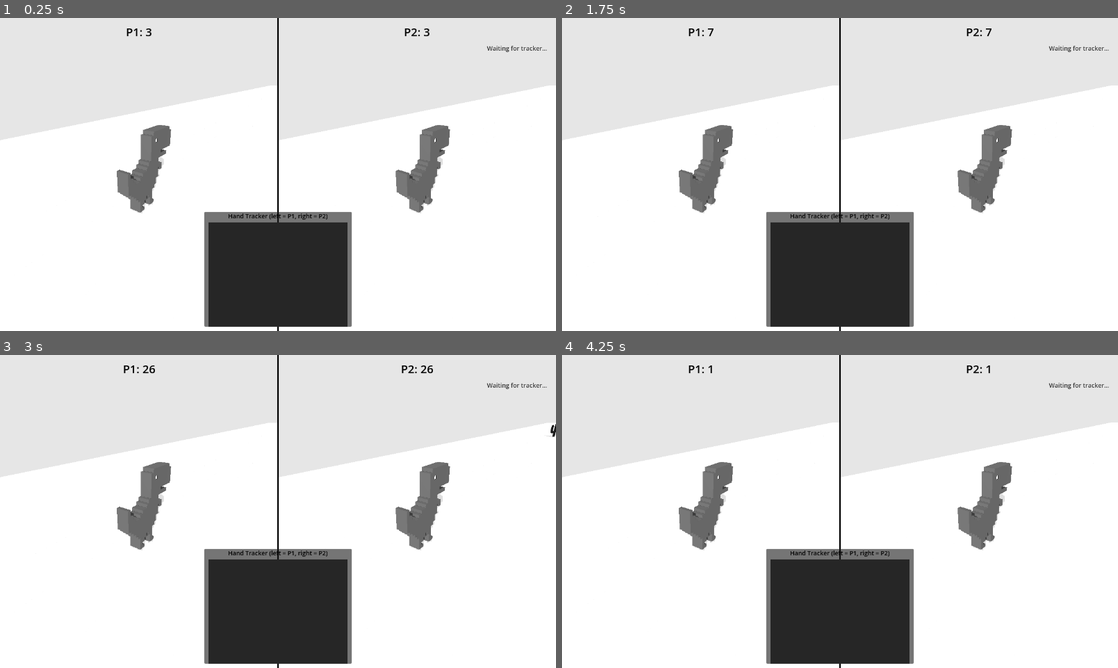
Above: before the commit, frames 1-4 (two rows, left to right).
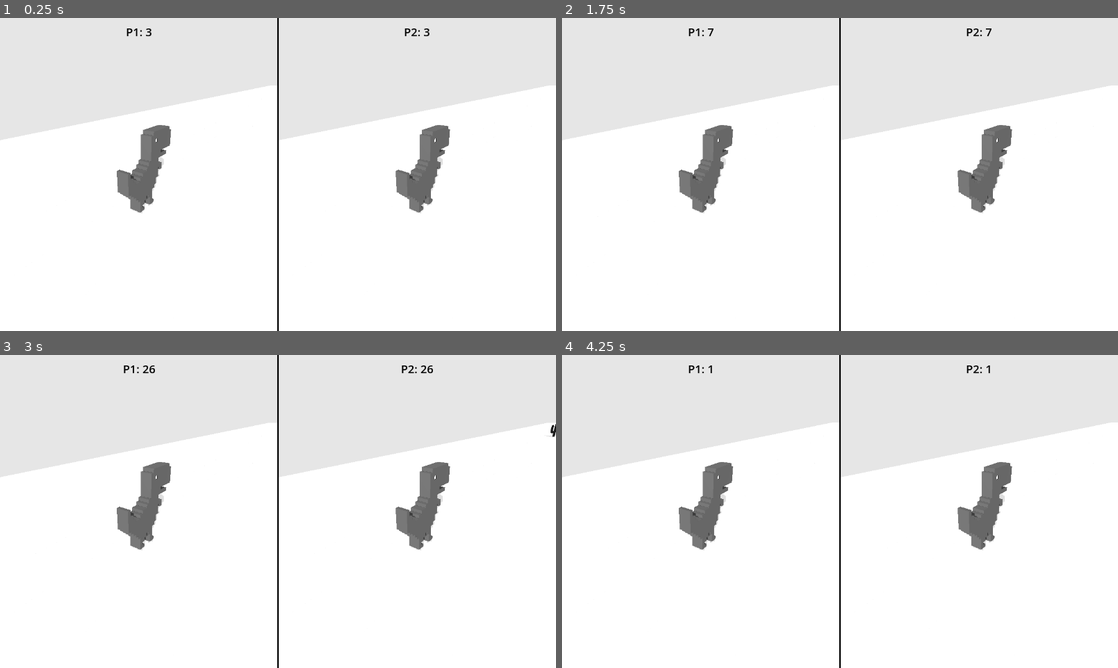
Above: after the commit, the same moments.

Repository: javibavi/dino-nuggets
Game: Godot game, scene res://main.tscn
Same seed, same stepped clock (60 frames per second), same inputs: the game is played once before the commit and once after it.
Inputs:
- Up to frame 1 (0.25 s): no input
- Up to frame 2 (1.75 s): tap Enter at 0.5 s; tap R (restart) at 1.25 s
- Up to frame 3 (3 s): no input
- Up to frame 4 (4.25 s): tap R (restart) at 3.5, 4.15 s

The runs differ from the first frame. In frame 1, 9.8% of the frame differs, in the area x 36-99%, y 8-99%; in frame 2, 9.8%; in frame 3, 9.8%; in frame 4, 9.8%.

Commit message:
add controller support

Diff:
--- a/game/camera_preview.gd
+++ /dev/null
@@ -1,48 +0,0 @@
-extends TextureRect
-
-const FRAME_PATH := "/tmp/hand_tracker_frame.jpg"
-const LOAD_INTERVAL := 0.15
-
-var load_timer := 0.0
-var has_ever_loaded := false
-
-func _ready() -> void:
-	# Start with a dark placeholder
-	var img = Image.create(320, 240, false, Image.FORMAT_RGB8)
-	img.fill(Color(0.15, 0.15, 0.15))
-	texture = ImageTexture.create_from_image(img)
-	print("CameraPreview: Watching %s" % FRAME_PATH)
-
-func _process(delta: float) -> void:
-	load_timer += delta
-	if load_timer < LOAD_INTERVAL:
-		return
-	load_timer = 0.0
-
-	if not FileAccess.file_exists(FRAME_PATH):
-		return
-
-	var file = FileAccess.open(FRAME_PATH, FileAccess.READ)
-	if file == null:
-		return
-
-	var length = file.get_length()
-	if length < 100:
-		file.close()
-		return
-
-	var bytes = file.get_buffer(length)
-	file.close()
-
-	if bytes.size() < 100:
-		return
-
-	var img = Image.new()
-	var err = img.load_jpg_from_buffer(bytes)
-	if err != OK:
-		return
-
-	texture = ImageTexture.create_from_image(img)
-	if not has_ever_loaded:
-		has_ever_loaded = true
-		print("CameraPreview: First frame loaded!")
--- a/game/input_receiver.gd
+++ b/game/input_receiver.gd
@@ -1,97 +1,46 @@
 extends Node
 
-## Emitted with the player_id (1 or 2) and the bare gesture name.
-## A player_id of 0 means "broadcast / no player" (e.g. "ping").
+## Receives Arduino joystick input from two python bridge instances over UDP.
+## Emits gesture_received(player_id, gesture) — same signal interface as the
+## old hand-tracker InputReceiver so game_world.gd and main.gd need no changes.
+
 signal gesture_received(player_id: int, gesture: String)
 
-## Enable to auto-launch the Python hand tracker when the game starts.
-@export var auto_launch_tracker := true
-## Camera index to use (try 1 if 0 doesn't work).
-@export var camera_index := 1
-## Swipe sensitivity threshold.
-@export var swipe_threshold := 0.07
-## Seconds between gestures.
-@export var gesture_cooldown := 0.5
+## UDP ports — must match the UDP_PORT values in your arduino_bridge.py scripts.
+@export var port_p1 := 6789
+@export var port_p2 := 6790
 
-var udp_server: PacketPeerUDP
-var port := 6789
-var connected := false
-var _tracker_pid := -1
+var udp_p1: PacketPeerUDP
+var udp_p2: PacketPeerUDP
 
 func _ready() -> void:
-	udp_server = PacketPeerUDP.new()
-	var err = udp_server.bind(port, "127.0.0.1")
-	if err != OK:
-		push_warning("InputReceiver: Failed to bind UDP on port %d (error: %d)" % [port, err])
+	udp_p1 = PacketPeerUDP.new()
+	udp_p2 = PacketPeerUDP.new()
+
+	var err1 = udp_p1.bind(port_p1, "127.0.0.1")
+	if err1 != OK:
+		push_warning("InputReceiver: Failed to bind P1 UDP on port %d" % port_p1)
 	else:
-		print("InputReceiver: Listening on UDP 127.0.0.1:%d" % port)
+		print("InputReceiver: P1 listening on UDP port %d" % port_p1)
 
-	if auto_launch_tracker:
-		_launch_tracker()
-
-func _launch_tracker() -> void:
-	# Get the project directory and go up one level to find hand_tracker/
-	var project_dir := ProjectSettings.globalize_path("res://").rstrip("/")
-	var parent_dir := project_dir.get_base_dir()
-	var tracker_script := parent_dir.path_join("hand_tracker/hand_tracker.py")
-
-	if not FileAccess.file_exists(tracker_script):
-		# Fallback: try without globalize
-		tracker_script = project_dir + "/../hand_tracker/hand_tracker.py"
-	if not FileAccess.file_exists(tracker_script):
-		push_error("InputReceiver: Cannot find hand_tracker.py at: %s" % tracker_script)
-		return
-
-	print("InputReceiver: Launching hand tracker from: %s" % tracker_script)
-
-	var args := [
-		tracker_script,
-		"--camera", str(camera_index),
-		"--threshold", str(swipe_threshold),
-		"--cooldown", str(gesture_cooldown),
-		"--port", str(port),
-	]
-
-	_tracker_pid = OS.create_process("python3", args)
-	if _tracker_pid > 0:
-		print("InputReceiver: Hand tracker launched (PID: %d)" % _tracker_pid)
+	var err2 = udp_p2.bind(port_p2, "127.0.0.1")
+	if err2 != OK:
+		push_warning("InputReceiver: Failed to bind P2 UDP on port %d" % port_p2)
 	else:
-		push_warning("InputReceiver: Failed to launch hand tracker. Run it manually:")
-		push_warning("  python3 hand_tracker/hand_tracker.py --camera %d" % camera_index)
+		print("InputReceiver: P2 listening on UDP port %d" % port_p2)
 
 func _process(_delta: float) -> void:
-	if udp_server == null:
-		return
-	while udp_server.get_available_packet_count() > 0:
-		var packet = udp_server.get_packet()
-		var message = packet.get_string_from_utf8().strip_edges()
-		if message == "":
-			continue
-		if not connected:
-			connected = true
-			print("InputReceiver: Hand tracker connected!")
-		# Parse "p1:swipe_left" / "p2:shoot" prefixed messages.
-		# Unprefixed messages (e.g. "ping") are broadcast as player 0.
-		var player_id := 0
-		var gesture: String = message
-		if message.begins_with("p1:"):
-			player_id = 1
-			gesture = message.substr(3)
-		elif message.begins_with("p2:"):
-			player_id = 2
-			gesture = message.substr(3)
-		gesture_received.emit(player_id, gesture)
+	_read_controller(udp_p1, 1)
+	_read_controller(udp_p2, 2)
 
-func is_connected_to_tracker() -> bool:
-	return connected
+func _read_controller(udp: PacketPeerUDP, player_id: int) -> void:
+	while udp.get_available_packet_count() > 0:
+		var msg = udp.get_packet().get_string_from_utf8().strip_edges()
+		if msg != "":
+			gesture_received.emit(player_id, msg)
 
 func _exit_tree() -> void:
-	if udp_server != null:
-		udp_server.close()
-	_kill_tracker()
-
-func _kill_tracker() -> void:
-	if _tracker_pid > 0:
-		print("InputReceiver: Stopping hand tracker (PID: %d)" % _tracker_pid)
-		OS.kill(_tracker_pid)
-		_tracker_pid = -1
+	if udp_p1:
+		udp_p1.close()
+	if udp_p2:
+		udp_p2.close()
--- a/game/main.gd
+++ b/game/main.gd
@@ -10,16 +10,12 @@
 @onready var p2: Node3D = $UI/Split/RightViewport/SubViewport/GameWorld
 @onready var p1_label: Label = $UI/P1Label
 @onready var p2_label: Label = $UI/P2Label
-@onready var gesture_label: Label = $UI/GestureLabel
 @onready var game_over_panel: PanelContainer = $UI/GameOverPanel
 @onready var result_label: Label = $UI/GameOverPanel/VBoxContainer/ResultLabel
 @onready var input_receiver: Node = $InputReceiver
 
-var gesture_display_timer := 0.0
-
 func _ready() -> void:
 	game_over_panel.visible = false
-	gesture_label.text = "Waiting for tracker…"
 
 	for world in [p1, p2]:
 		world.score_changed.connect(_on_score_changed)
@@ -28,18 +24,9 @@
 
 	input_receiver.gesture_received.connect(_on_gesture_received)
 
-func _process(delta: float) -> void:
-	# R restarts both at any time.
+func _process(_delta: float) -> void:
 	if Input.is_action_just_pressed("restart"):
 		_restart_both()
-
-	if gesture_display_timer > 0:
-		gesture_display_timer -= delta
-		if gesture_display_timer <= 0:
-			if input_receiver.is_connected_to_tracker():
-				gesture_label.text = "Camera: connected"
-			else:
-				gesture_label.text = "Waiting for tracker…"
 
 func _on_score_changed(player_id: int, score: int) -> void:
 	if player_id == 1:
@@ -48,15 +35,12 @@
 		p2_label.text = "P2: %d" % score
 
 func _on_shot_fired(player_id: int) -> void:
-	# The OTHER player gets the bird shoved at them.
 	var target := p2 if player_id == 1 else p1
 	target.receive_attack()
 
 func _on_world_died(_player_id: int) -> void:
-	# Game over when EITHER player dies (simple co-op-versus rule).
 	if game_over_panel.visible:
 		return
-	# Stop both worlds so the second player can't keep racking up score.
 	p1.is_game_over = true
 	p2.is_game_over = true
 	p1.spawner.stop()
@@ -75,18 +59,7 @@
 	p2.reset()
 
 func _on_gesture_received(player_id: int, gesture: String) -> void:
-	# player_id 0 = unprefixed (e.g. "ping"). Treat as a status update.
-	if player_id == 0:
-		if gesture == "ping":
-			gesture_label.text = "Camera: connected"
-			gesture_display_timer = 1.0
-		return
-
-	gesture_label.text = "P%d: %s" % [player_id, gesture]
-	gesture_display_timer = 1.0
-
 	if game_over_panel.visible:
-		# Allow swipe_up from either player to restart.
 		if gesture == "swipe_up":
 			_restart_both()
 		return
--- a/game/main.tscn
+++ b/game/main.tscn
@@ -1,9 +1,8 @@
-[gd_scene load_steps=5 format=3 uid="uid://c0main"]
+[gd_scene load_steps=4 format=3 uid="uid://c0main"]
 
 [ext_resource type="Script" uid="uid://boc161reiei5y" path="res://main.gd" id="1"]
 [ext_resource type="PackedScene" uid="uid://c0gameworld" path="res://game_world.tscn" id="2"]
 [ext_resource type="Script" uid="uid://cfj8lcwa3444l" path="res://input_receiver.gd" id="3"]
-[ext_resource type="Script" uid="uid://cv3cb6ntc4rks" path="res://camera_preview.gd" id="4"]
 
 [node name="Main" type="Node"]
 script = ExtResource("1")
@@ -129,49 +128,5 @@
 text = "Press R to restart"
 horizontal_alignment = 1
 
-[node name="GestureLabel" type="Label" parent="UI"]
-anchors_preset = 1
-anchor_left = 1.0
-anchor_right = 1.0
-offset_left = -260.0
-offset_top = 60.0
-offset_right = -20.0
-offset_bottom = 90.0
-grow_horizontal = 0
-theme_override_font_sizes/font_size = 14
-theme_override_colors/font_color = Color(0.2, 0.2, 0.2, 1)
-text = "Camera: starting…"
-horizontal_alignment = 2
-
-[node name="CameraPanel" type="PanelContainer" parent="UI"]
-anchors_preset = 7
-anchor_left = 0.5
-anchor_top = 1.0
-anchor_right = 0.5
-anchor_bottom = 1.0
-offset_left = -170.0
-offset_top = -260.0
-offset_right = 170.0
-offset_bottom = -10.0
-grow_horizontal = 2
-grow_vertical = 0
-
-[node name="VBox" type="VBoxContainer" parent="UI/CameraPanel"]
-layout_mode = 2
-
-[node name="CamLabel" type="Label" parent="UI/CameraPanel/VBox"]
-layout_mode = 2
-theme_override_font_sizes/font_size = 14
-theme_override_colors/font_color = Color(0, 0, 0, 1)
-text = "Hand Tracker (left = P1, right = P2)"
-horizontal_alignment = 1
-
-[node name="CameraPreview" type="TextureRect" parent="UI/CameraPanel/VBox"]
-custom_minimum_size = Vector2(320, 240)
-layout_mode = 2
-expand_mode = 1
-stretch_mode = 5
-script = ExtResource("4")
-
 [node name="InputReceiver" type="Node" parent="."]
 script = ExtResource("3")
--- a/game/project.godot
+++ b/game/project.godot
@@ -25,7 +25,6 @@
 
 [input]
 
-; --- Player 1 (right-half keyboard: arrows + slash) ---
 p1_left={
 "deadzone": 0.5,
 "events": [Object(InputEventKey,"resource_local_to_scene":false,"resource_name":"","device":-1,"window_id":0,"alt_press …(195 unchanged characters)…
@@ -46,8 +45,6 @@
 "events": [Object(InputEventKey,"resource_local_to_scene":false,"resource_name":"","device":-1,"window_id":0,"alt_press …(191 unchanged characters)…
 ]
 }
-
-; --- Player 2 (left-half keyboard: WASD + F) ---
 p2_left={
 "deadzone": 0.5,
 "events": [Object(InputEventKey,"resource_local_to_scene":false,"resource_name":"","device":-1,"window_id":0,"alt_press …(191 unchanged characters)…
@@ -68,7 +65,6 @@
 "events": [Object(InputEventKey,"resource_local_to_scene":false,"resource_name":"","device":-1,"window_id":0,"alt_press …(192 unchanged characters)…
 ]
 }
-
 restart={
 "deadzone": 0.5,
 "events": [Object(InputEventKey,"resource_local_to_scene":false,"resource_name":"","device":-1,"window_id":0,"alt_press …(192 unchanged characters)…
Not shown, removed: game/camera_preview.gd.uid
Not shown, added: arduino_bridge_p1.py
Not shown, added: arduino_bridge_p2.py
Not shown, removed: dino_runner.py
